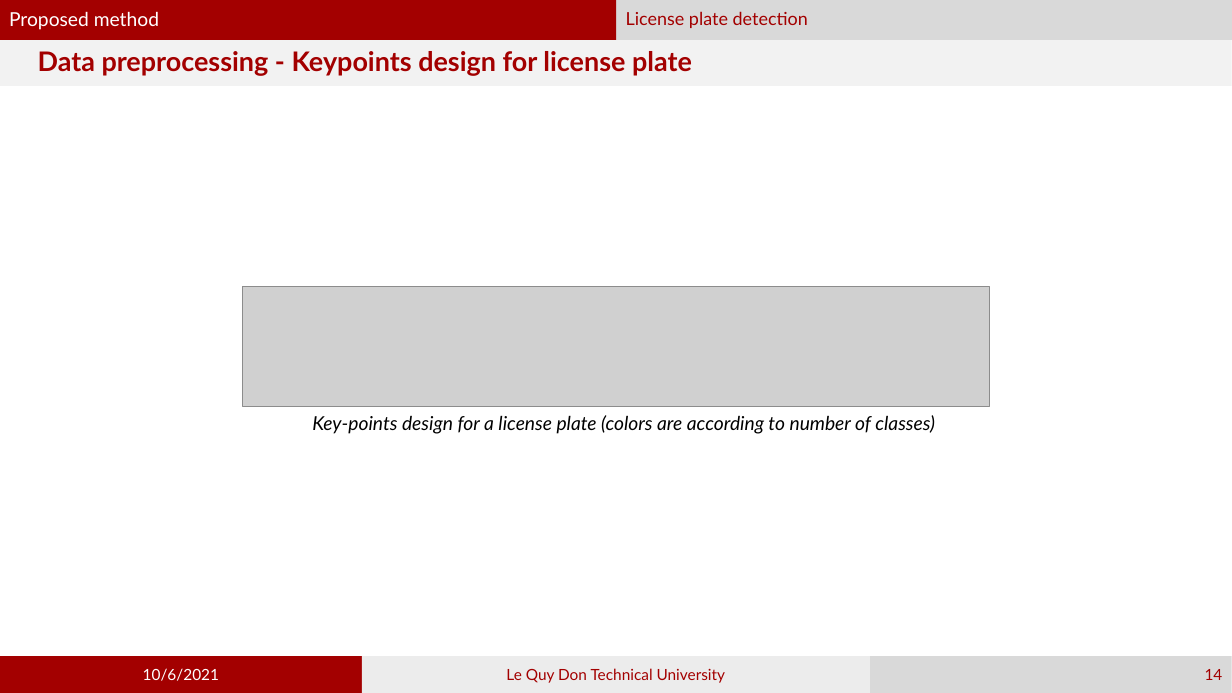
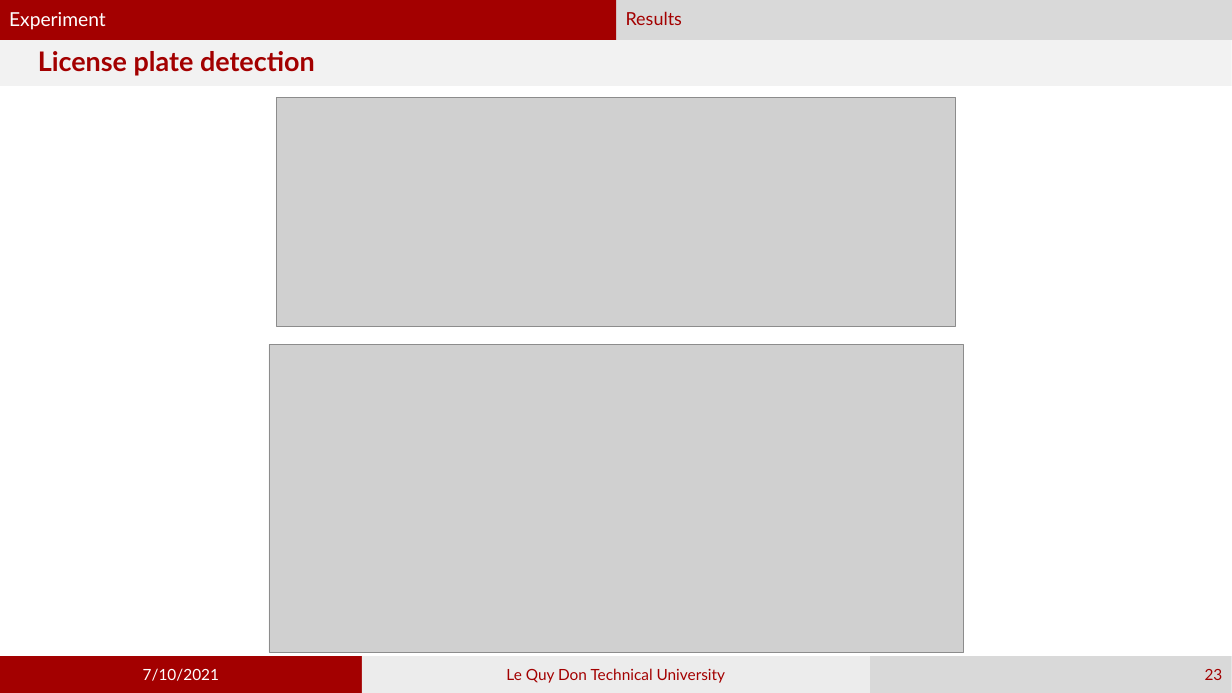
Before and after one commit to phamvandan/graduated-thesis-2021, a slide deck: slide 23 of my_template.pptx (slide 14 before the commit). Drawn at 1232x693 pixels with LibreOffice and Linux fonts; fonts in the diff are those of the drawing; grey boxes stand for pictures. Boxes give left, top, right and bottom in pixels: in the first picture for what was removed or moved away, otherwise in the second. Text is boxed around its words. In the diff, an @@ line names an element or a change of style, - is before the commit and + after.

```diff
--- a/my_template.pptx
+++ b/my_template.pptx
@@ text at (9,12,106,30): text changed @@
-Proposed method
+Experiment
@@ text at (626,11,682,25): text changed @@
-License plate detection
+Results
@@ title at (38,51,315,76): text changed @@
-Data preprocessing - Keypoints design for license plate
+License plate detection
@@ picture added at (276,97,957,326) @@
@@ picture removed at (242,287,989,406) @@
@@ picture added at (269,345,963,653) @@
@@ text removed at (312,415,935,434) @@
-Key-points design for a license plate (colors are according to number of classes)
@@ text in rectangle at (143,668,219,681): text changed @@
-10/6/2021
+7/10/2021
@@ page number at (1205,669,1223,680): text changed @@
-14
+23
```
Also in this commit, not shown: 17 other slides changed, 10 slides added, 4 other files.
